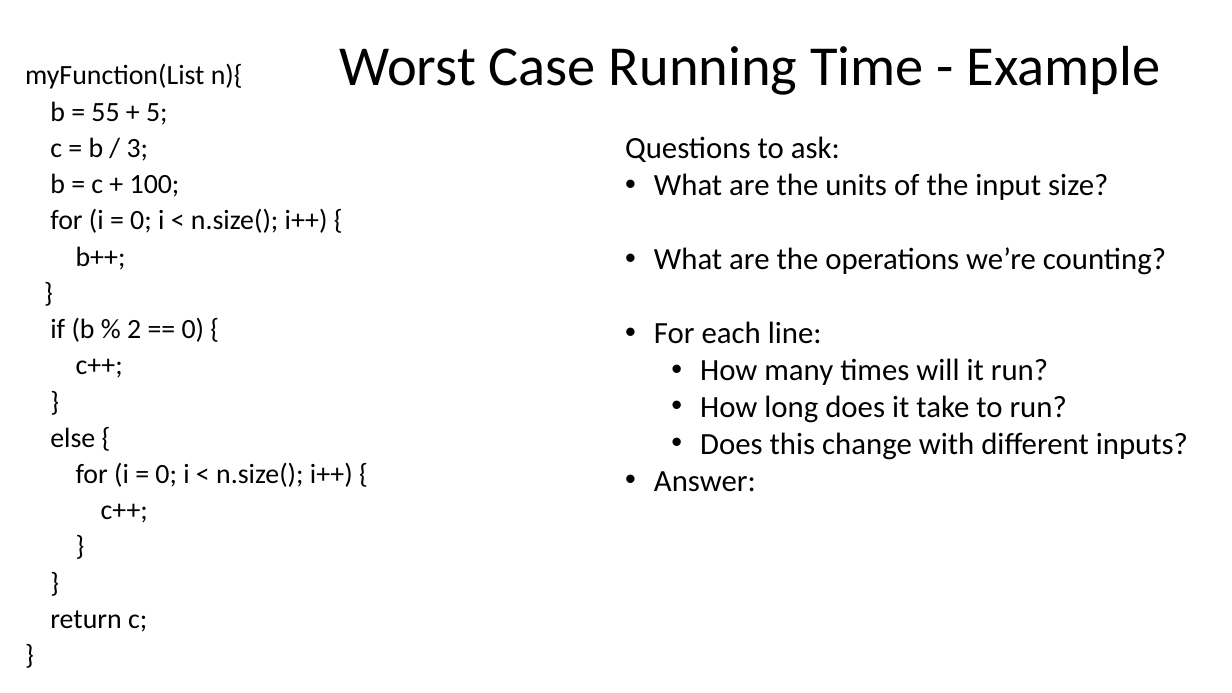
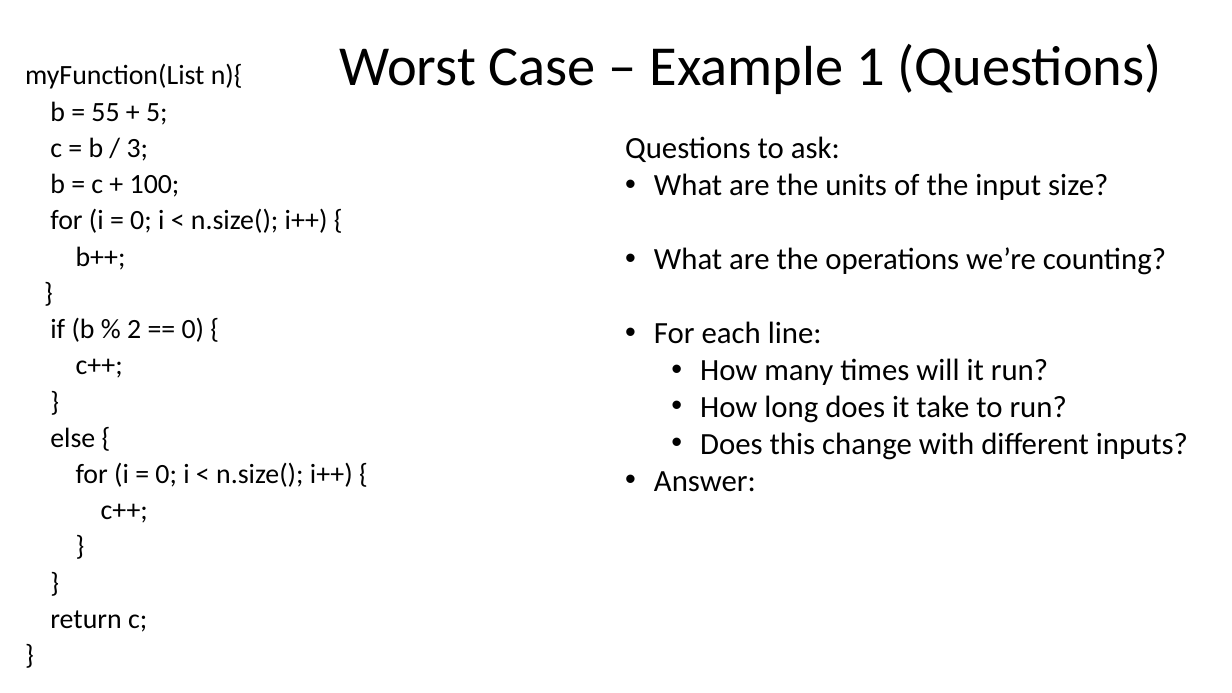
Before and after one commit to natebrunelle/cse332, a slide deck: slide 25 of markdown/files/slides/lecture2_analysis1.pptx (slide 23 before the commit). Drawn at 1232x693 pixels with LibreOffice and Linux fonts; fonts in the diff are those of the drawing. Boxes give left, top, right and bottom in pixels: in the first picture for what was removed or moved away, otherwise in the second. Text is boxed around its words. In the diff, an @@ line names an element or a change of style, - is before the commit and + after.

```diff
--- a/markdown/files/slides/lecture2_analysis1.pptx
+++ b/markdown/files/slides/lecture2_analysis1.pptx
@@ title at (x1=339, y1=44, x2=1161, y2=94): text changed @@
-Worst Case Running Time - Example
+Worst Case – Example 1 (Questions)
```
Also in this commit, not shown: 10 other slides changed, 2 slides added, 4 other files.
